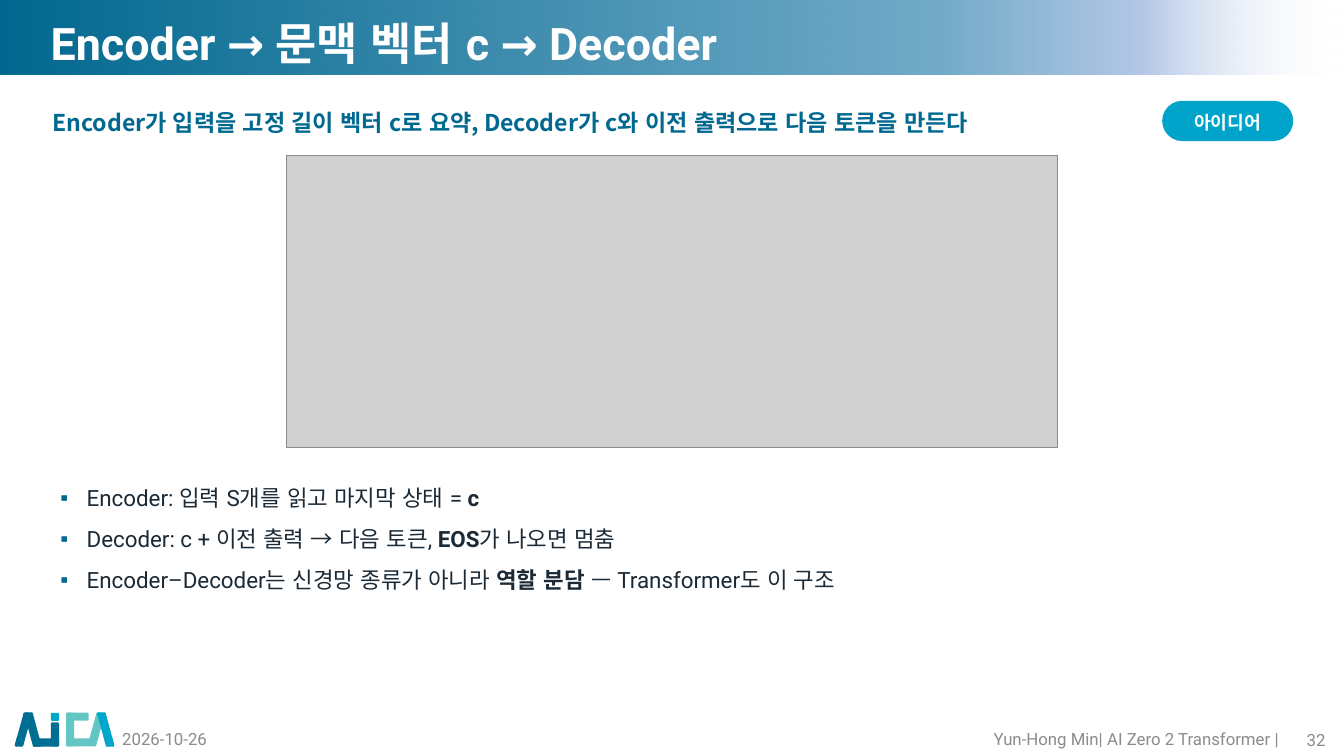
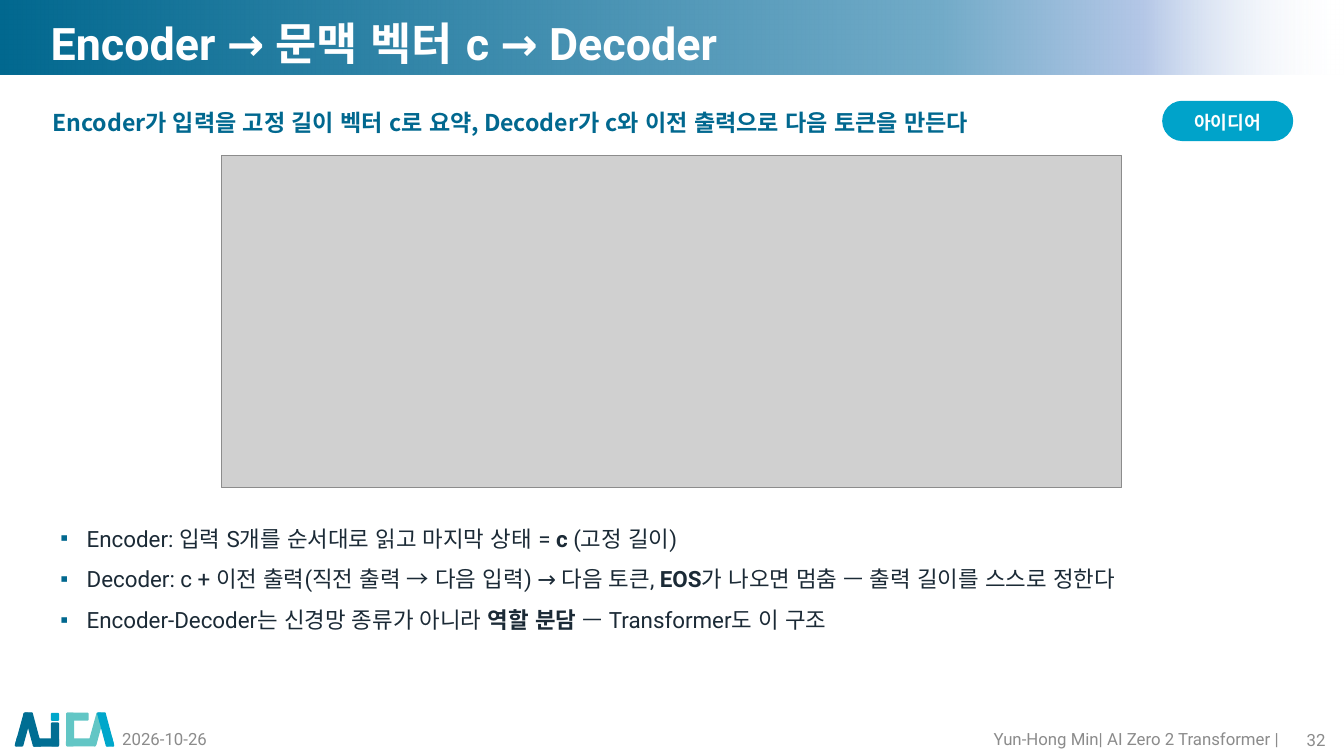
Before and after one commit to myunhh/AI-Zero-2-Transformers, a slide deck: slide 32 of lectures/week04_rnn_lstm_seq2seq.pptx. Drawn at 1344x756 pixels with LibreOffice and Linux fonts; fonts in the diff are those of the drawing; grey boxes stand for pictures; background and template pictures are left out. Boxes give left, top, right and bottom in pixels: in the first picture for what was removed or moved away, otherwise in the second. Text is boxed around its words. In the diff, an @@ line names an element or a change of style, - is before the commit and + after.

```diff
--- a/lectures/week04_rnn_lstm_seq2seq.pptx
+++ b/lectures/week04_rnn_lstm_seq2seq.pptx
@@ picture: place and size @@
-picture at (286,155,1058,448)
+picture at (222,155,1122,488)
@@ text at (87,528,1115,630): text changed @@
-▪ Encoder: 입력 S개를 읽고 마지막 상태 = c
-▪ Decoder: c + 이전 출력 → 다음 토큰, EOS가 나오면 멈춤
-▪ Encoder–Decoder는 신경망 종류가 아니라 역할 분담 — Transformer도 이 구조
+▪ Encoder: 입력 S개를 순서대로 읽고 마지막 상태 = c (고정 길이)
+▪ Decoder: c + 이전 출력(직전 출력 → 다음 입력) → 다음 토큰, EOS가 나오면 멈춤 — 출력 길이를 스스로 정한다
+▪ Encoder-Decoder는 신경망 종류가 아니라 역할 분담 — Transformer도 이 구조
```
Also in this commit, not shown: 27 other slides changed, 14 other files.
